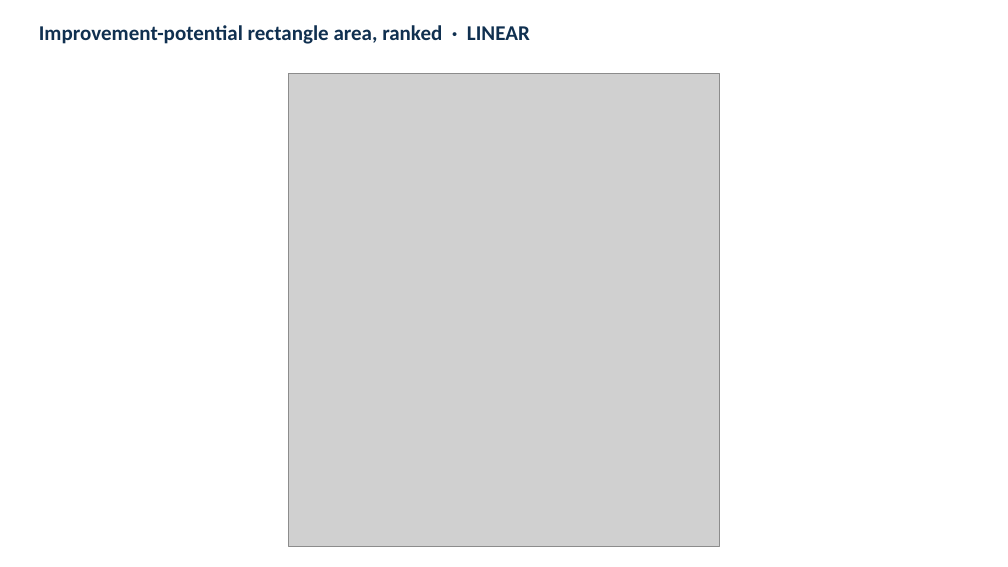
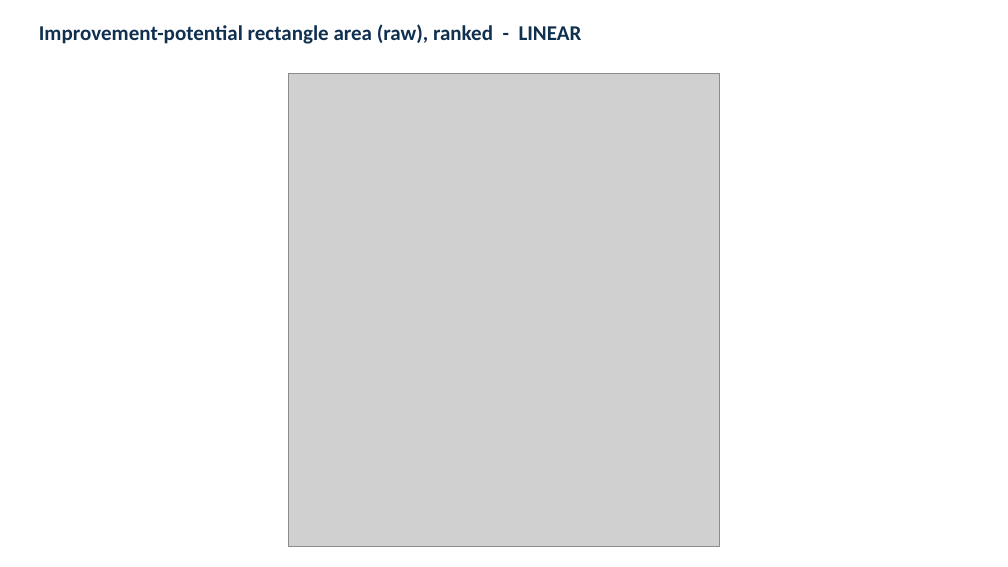
Before and after one commit to ObjectVision/NetworkModel_EU, a slide deck: slide 66 of doc/lambda_sweep5.pptx. Drawn at 1008x567 pixels with LibreOffice and Linux fonts; fonts in the diff are those of the drawing; grey boxes stand for pictures. Boxes give left, top, right and bottom in pixels: in the first picture for what was removed or moved away, otherwise in the second. Text is boxed around its words. In the diff, an @@ line names an element or a change of style, - is before the commit and + after.

```diff
--- a/doc/lambda_sweep5.pptx
+++ b/doc/lambda_sweep5.pptx
@@ text at (x1=39, y1=24, x2=582, y2=44): text changed @@
-Improvement-potential rectangle area, ranked · LINEAR
+Improvement-potential rectangle area (raw), ranked - LINEAR
```
Also in this commit, not shown: 5 other slides changed, 2 slides added, 5 other files.
